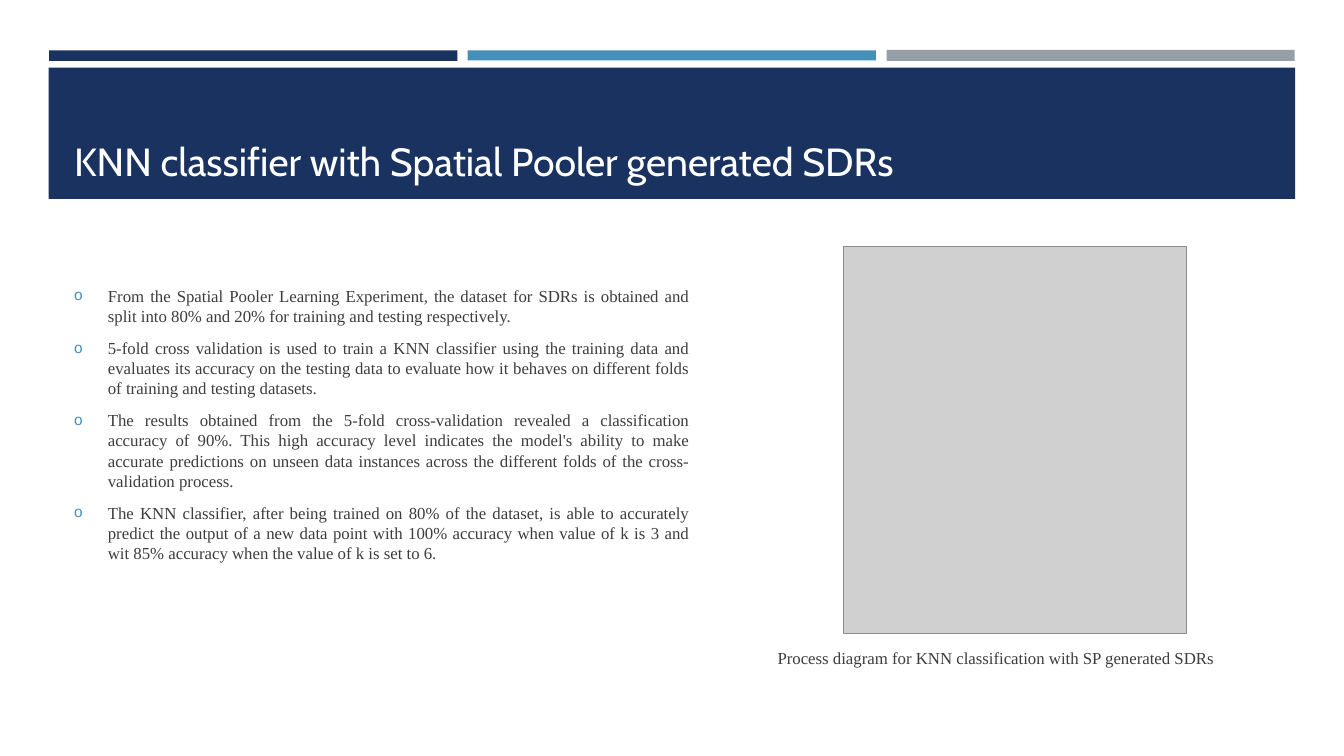
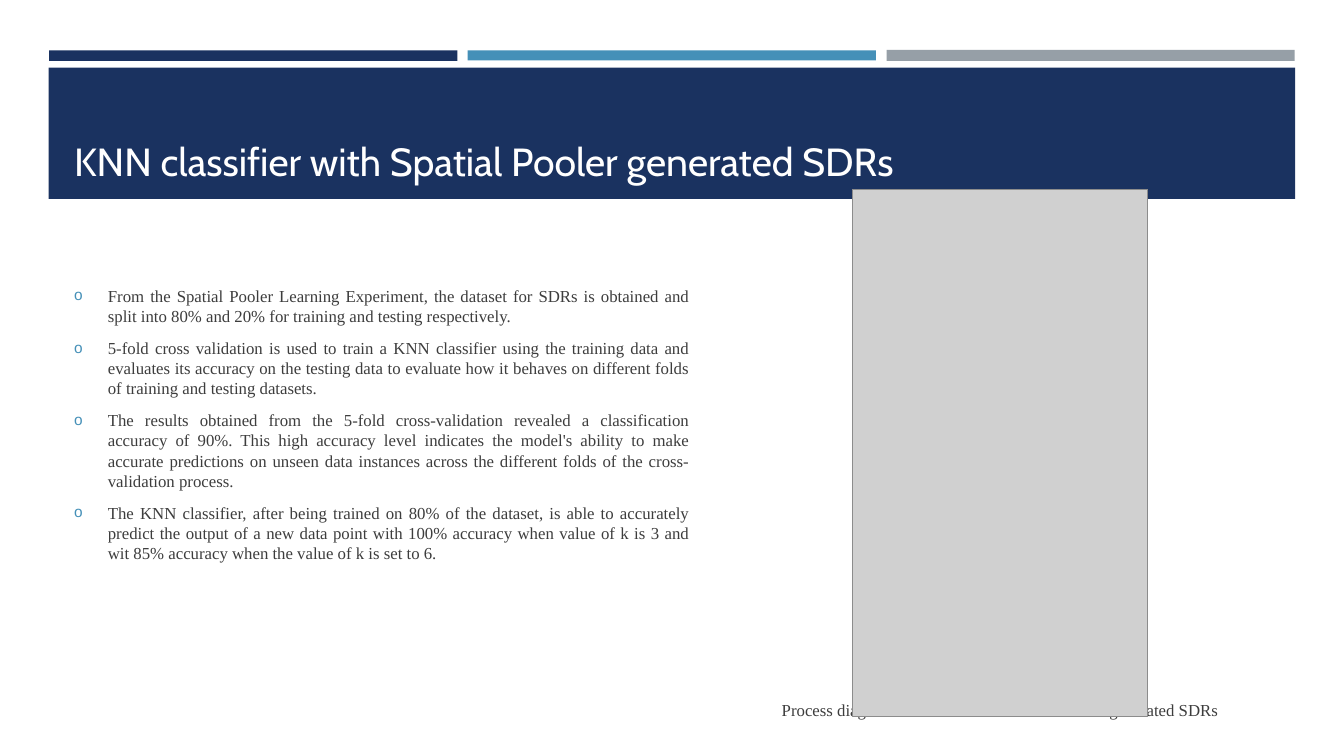
Before and after one commit to Abwahab55/neocortexapi-AppHorozon, a slide deck: slide 11 of source/MySEProject/Documentation/PPT_ML 2425-01 Investigate Image Reconstruction by Using Classifiers.pptx. Drawn at 1344x756 pixels with LibreOffice and Linux fonts; fonts in the diff are those of the drawing; grey boxes stand for pictures. Boxes give left, top, right and bottom in pixels: in the first picture for what was removed or moved away, otherwise in the second. Text is boxed around its words. In the diff, an @@ line names an element or a change of style, - is before the commit and + after.

```diff
--- a/source/MySEProject/Documentation/PPT_ML 2425-01 Investigate Image Reconstruction by Using Classifiers.pptx
+++ b/source/MySEProject/Documentation/PPT_ML 2425-01 Investigate Image Reconstruction by Using Classifiers.pptx
@@ picture: place and size @@
-picture at box(843, 246, 1187, 633)
+picture at box(853, 190, 1148, 717)
@@ text "Process diagram for KNN classification ...": place and size @@
-text "Process diagram for KNN classification ..." at box(778, 652, 1213, 668)
+text "Process diagram for KNN classification ..." at box(782, 702, 1218, 720)
```
Also in this commit, not shown: 3 other slides changed.
